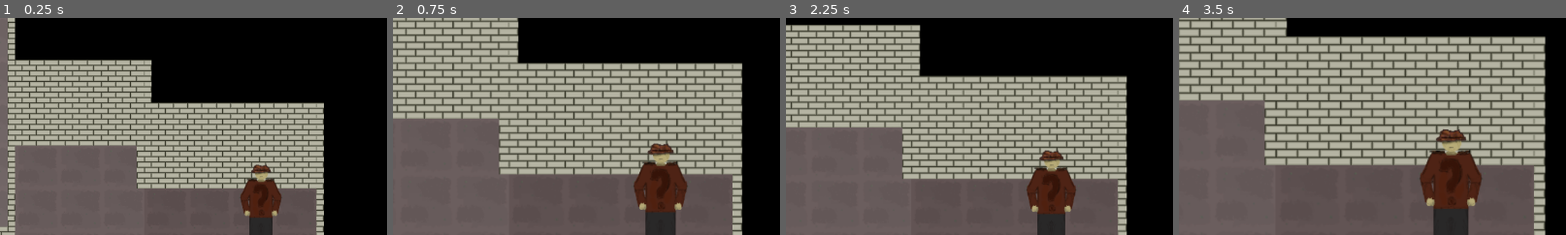
Above: before the commit, frames 1-4 (left to right).
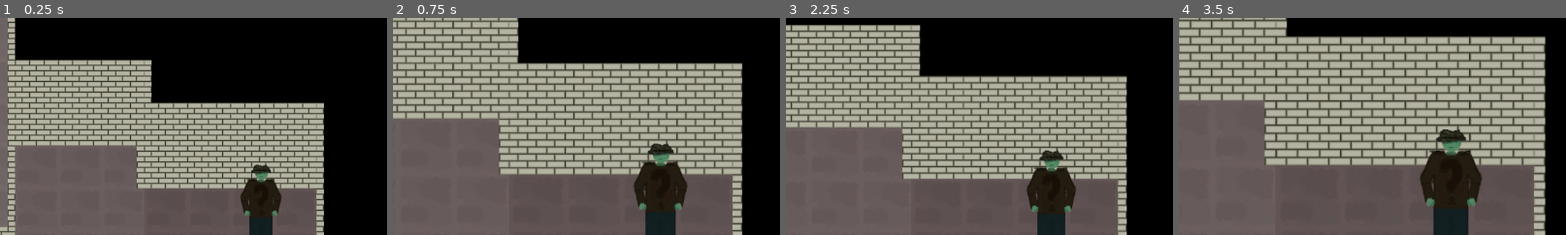
Above: after the commit, the same moments.

Repository: Alexxx180/Desert-Rage-2
Game: Godot game, scene res://assets/scenes/levels/caves/origin.tscn
Same seed, same stepped clock (60 frames per second), same inputs: the game is played once before the commit and once after it.
Inputs:
- Up to frame 1 (0.25 s): no input
- Up to frame 2 (0.75 s): tap Enter at 0.5 s; hold = (view_right) from 0.53 s (still down); hold Shift (run) from 0.53 s (still down)
- Up to frame 3 (2.25 s): tap Space at 1.25 s; release = (view_right) at 1.28 s; release Shift (run) at 1.28 s; hold - (view_left) 1.28-2.03 s; tap Ctrl (select) at 1.35 s; tap Enter at 2 s; hold = (view_right) from 2.03 s (still down); hold Shift (run) from 2.03 s (still down)
- Up to frame 4 (3.5 s): keep holding = (view_right); tap Space at 2.75 s; release Shift (run) at 2.78 s; tap Ctrl (select) at 2.85 s
The pictures show only the part of the screen within x 19-69%, y 0-50%; the shares and areas given below are measured in that part.

The runs differ from the first frame. In frame 1, 1.7% of the frame differs, in the area x 62-73%, y 67-93%; in frame 2, 2.9%; in frame 3, 2.5%; in frame 4, 3.8%, in the area x 62-78%, y 51-89%.

Commit message:
prepare first code able to demonstrate horizontal jumps logic capabilities

Diff:
--- a/assets/scenes/actors/group.tscn
+++ b/assets/scenes/actors/group.tscn
@@ -12,6 +12,7 @@
 control = true
 
 [node name="rock" parent="." instance=ExtResource("2_1wfvg")]
+modulate = Color(0.443137, 0.796078, 0.839216, 1)
 
 [node name="camera" type="Camera2D" parent="."]
 visible = false
--- a/assets/scenes/actors/player/ray/hero/detectors/platform/ledge/distance/deployment.tscn
+++ b/assets/scenes/actors/player/ray/hero/detectors/platform/ledge/distance/deployment.tscn
@@ -13,8 +13,8 @@
 
 [node name="floors" type="Area2D" parent="."]
 process_mode = 4
-collision_layer = 32
-collision_mask = 1664
+collision_layer = 0
+collision_mask = 1536
 
 [node name="geometry" type="CollisionShape2D" parent="floors"]
 shape = ExtResource("1_hq244")
--- a/assets/scenes/actors/player/ray/hero/detectors/platform/ledge/distance/side/ray.tscn
+++ b/assets/scenes/actors/player/ray/hero/detectors/platform/ledge/distance/side/ray.tscn
@@ -2,4 +2,4 @@
 
 [node name="ray" type="RayCast2D"]
 target_position = Vector2(0, 0)
-collision_mask = 1664
+collision_mask = 1536
--- a/assets/systems/entities/characters/hero/detectors/platform/ledge/distance.gd
+++ b/assets/systems/entities/characters/hero/detectors/platform/ledge/distance.gd
@@ -1,6 +1,13 @@
 extends Node2D
 
+var F: int = 0
+var can_jump: bool = false
+
 var ray: RayCast2D
+var tracking: Node
+var center: Vector2:
+	get: return (tracking.get_contact(Vector2i.ZERO)
+		+ (ray.target_position + deployment.geometry.shape.size / 2))
 
 @onready var deployment = $deployment
 @onready var rays: Array[Dictionary] = [
@@ -12,13 +19,16 @@
 func floor_search(direction: Vector2i) -> void:
 	assert(direction != Vector2i.ZERO)
 	ray = rays[direction.x][direction.y]
-	if ray.is_colliding():
+
+	can_jump = ray.is_colliding()
+	if can_jump:
 		deployment.detect(ray.target_position)
+		var map: TileMap = ray.get_collider()
+		F = Tiler.get_tile(map, center)
 
 func unreachable() -> bool:
-	var obstacles: bool = deployment.walls.is_colliding()
-	deployment.call_deferred("disable")
-	return obstacles
+	return not can_jump or deployment.walls.is_colliding()
 
 func set_control_entity(hero: CharacterBody2D) -> void:
 	deployment.set_control_entity(hero)
+	tracking = hero.detectors.platform.floors.ground.tilemap.tracking
--- a/assets/systems/entities/characters/hero/detectors/platform/ledge/distance/deployment.gd
+++ b/assets/systems/entities/characters/hero/detectors/platform/ledge/distance/deployment.gd
@@ -1,5 +1,7 @@
 extends Node2D
 
+var F: int = 0
+var can_jump: bool = false
 var hero: CharacterBody2D
 var tracking: Node
 var center: Vector2:
@@ -12,16 +14,24 @@
 
 func set_mode(processing: ProcessMode):
 	walls.process_mode = processing
-	floors.process_mode = processing
+	#floors.process_mode = processing
 
 func disable():
-	set_mode(Node.PROCESS_MODE_DISABLED)
-	position = Vector2.ZERO
+	#set_mode(Node.PROCESS_MODE_DISABLED)
+	#position = Vector2.ZERO
+	F = 0
+	can_jump = false
 
 func detect(target: Vector2) -> void:
+	print("TARGETING: ", target)
 	position = target
 	set_mode(Node.PROCESS_MODE_INHERIT)
 
 func set_control_entity(entity: CharacterBody2D):
 	hero = entity
 	tracking = hero.detectors.platform.floors.ground.tilemap.tracking
+
+func jump_to_floor(surface: TileMap) -> void:
+	F = Tiler.get_tile(surface, center)
+	print("FLOOR IS? ", F)
+	can_jump = true
--- a/assets/systems/entities/characters/hero/processing/platforming/jump.gd
+++ b/assets/systems/entities/characters/hero/processing/platforming/jump.gd
@@ -13,7 +13,6 @@
 	feet.set_control_entity(hero.processing)
 	overview.set_control_entity(hero)
 	deployment = detectors.distance.deployment
-	deployment.floors.body_entered.connect(jump_to_floor)
 
 func _jump(is_floor: bool, next: Vector2):
 	feet.stable = is_floor
@@ -25,13 +24,26 @@
 		_jump(false, detectors.ledges.ledge.pos)
 	else:
 		detectors.distance.floor_search(direction)
+		if not detectors.distance.unreachable():
+			print("can reach")
+			jump_to_floor()
+		else:
+			print("can't reach")
+			deployment.disable()
 
-func jump_to_floor(surface: TileMap) -> void: # StaticBody2D
+func jump_to_floor() -> void: # StaticBody2D
 	print("JUMP!!")
-	if detectors.distance.unreachable(): return
-	# var F: int = hero.detectors.platform.floors.ground.tilemap.find_tile(surface)
-	var F: int = Tiler.get_tile(surface, deployment.center)
+
+	var can_jump: bool = deployment.can_jump
+	var F: int = detectors.distance.F
+	print("CAN: ", can_jump)
 	print("FLOOR IS: ", F)
 	print("PREVIOUS: ", overview.surface.F)
-	if overview.surface.F != F: return
+	#deployment.call_deferred("disable")
+	deployment.disable()
+	if F == 0 or overview.surface.F != F: return
+	detectors.distance.F = 0
+
+	var is_box = feet.unstable
 	_jump(true, detectors.distance.route(hero))
+	if is_box: hero.processing.platforming.process_mode = Node.PROCESS_MODE_DISABLED
--- a/assets/systems/entities/environment/common/tilemap.gd
+++ b/assets/systems/entities/environment/common/tilemap.gd
@@ -16,10 +16,8 @@
 	# print("DIRECTION: ", tracking.direction)
 	var direction = tracking.direction
 	var contact = tracking.contact
-
 	if fmod(contact.x, TILE_SIZE) == 0 or fmod(contact.y, TILE_SIZE) == 0:
 		contact += Vector2(direction.x * 0.1, direction.y * 0.1)
-
 	return Tiler.get_tile(map, contact)
 
 static func get_floor(tile: TileData) -> int:
@@ -33,5 +31,5 @@
 static func get_tile(map: TileMap, contact: Vector2) -> int:
 	var cell: Vector2i = map.local_to_map(contact)
 	var tile: TileData = map.get_cell_tile_data(FLOOR_LAYER, cell)
-	print_c(contact, cell, tile)
+	#print_c(contact, cell, tile)
 	return get_floor(tile)
--- a/assets/systems/entities/environment/common/tilemap/tracking.gd
+++ b/assets/systems/entities/environment/common/tilemap/tracking.gd
@@ -2,9 +2,12 @@
 
 class_name Tracker
 
-static func pointing(position: Vector2, right: Vector2) -> Vector2:
+static func print_p(position: Vector2, right: Vector2) -> void:
 	print("POS: ", position)
 	print("RHT: ", right)
+
+static func pointing(position: Vector2, right: Vector2) -> Vector2:
+	#print_p(position, right)
 	return position + right
 
 var entity: Node2D
